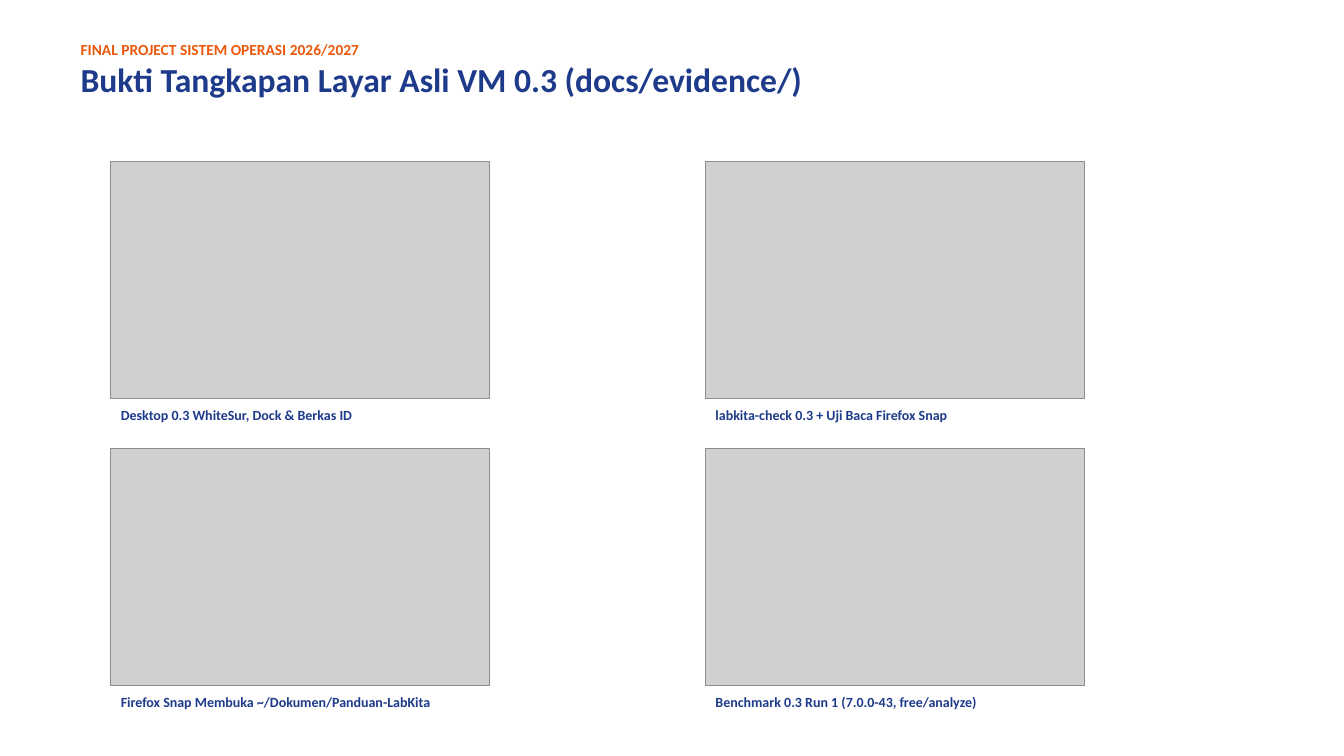
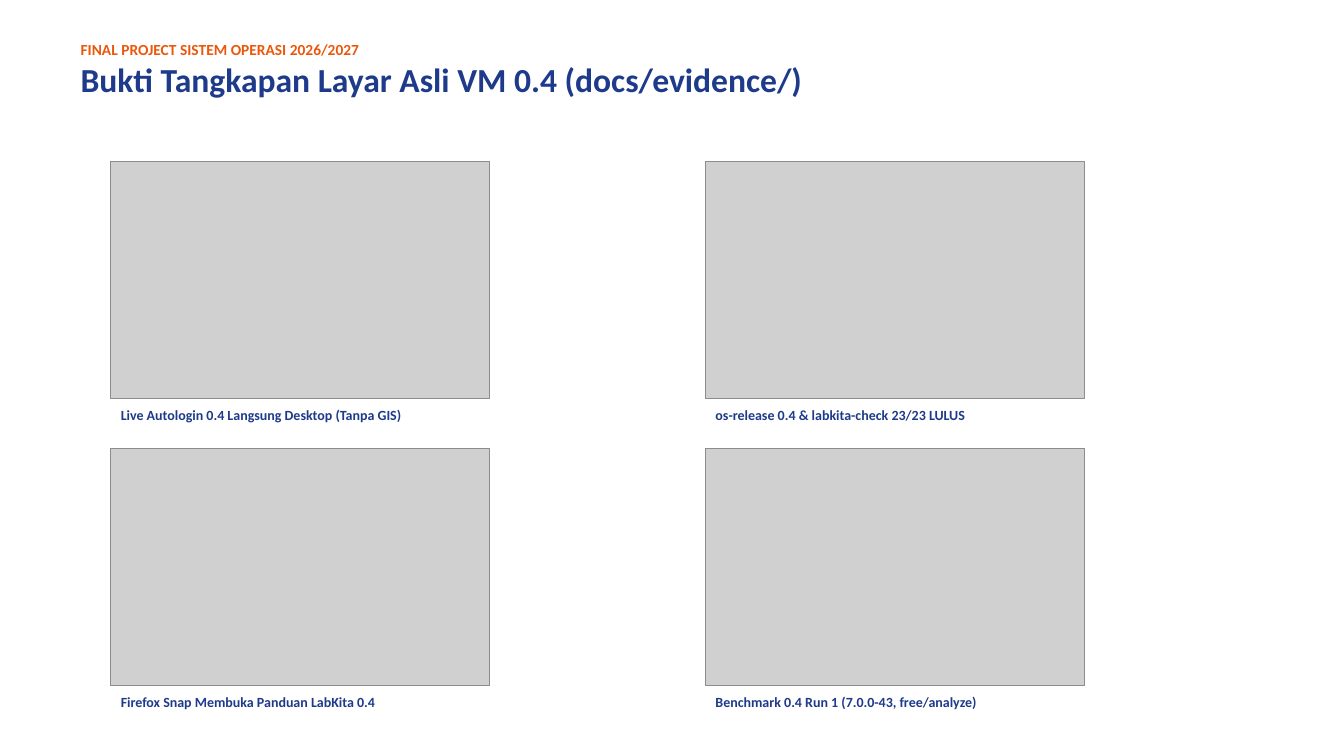
Before and after one commit to luvices/labkita, a slide deck: slide 10 of docs/presentation/labkita-presentation.pptx. Drawn at 1344x756 pixels with LibreOffice and Linux fonts; fonts in the diff are those of the drawing; grey boxes stand for pictures. Boxes give left, top, right and bottom in pixels: in the first picture for what was removed or moved away, otherwise in the second. Text is boxed around its words. In the diff, an @@ line names an element or a change of style, - is before the commit and + after.

Commit message:
docs: perbarui laporan PDF dan slide PPTX rilis 0.4 beserta skrip verifikasi output

```diff
--- a/docs/presentation/labkita-presentation.pptx
+++ b/docs/presentation/labkita-presentation.pptx
@@ text at box(81, 67, 802, 98): text changed @@
-Bukti Tangkapan Layar Asli VM 0.3 (docs/evidence/)
+Bukti Tangkapan Layar Asli VM 0.4 (docs/evidence/)
@@ text at box(121, 410, 402, 423): text changed @@
-Desktop 0.3 WhiteSur, Dock & Berkas ID
+Live Autologin 0.4 Langsung Desktop (Tanpa GIS)
@@ text at box(715, 410, 965, 421): text changed @@
-labkita-check 0.3 + Uji Baca Firefox Snap
+os-release 0.4 & labkita-check 23/23 LULUS
@@ text at box(121, 697, 375, 710): text changed @@
-Firefox Snap Membuka ~/Dokumen/Panduan-LabKita
+Firefox Snap Membuka Panduan LabKita 0.4
@@ text at box(715, 697, 977, 710): text changed @@
-Benchmark 0.3 Run 1 (7.0.0-43, free/analyze)
+Benchmark 0.4 Run 1 (7.0.0-43, free/analyze)
```
Also in this commit, not shown: 10 other slides changed, 4 other files.
